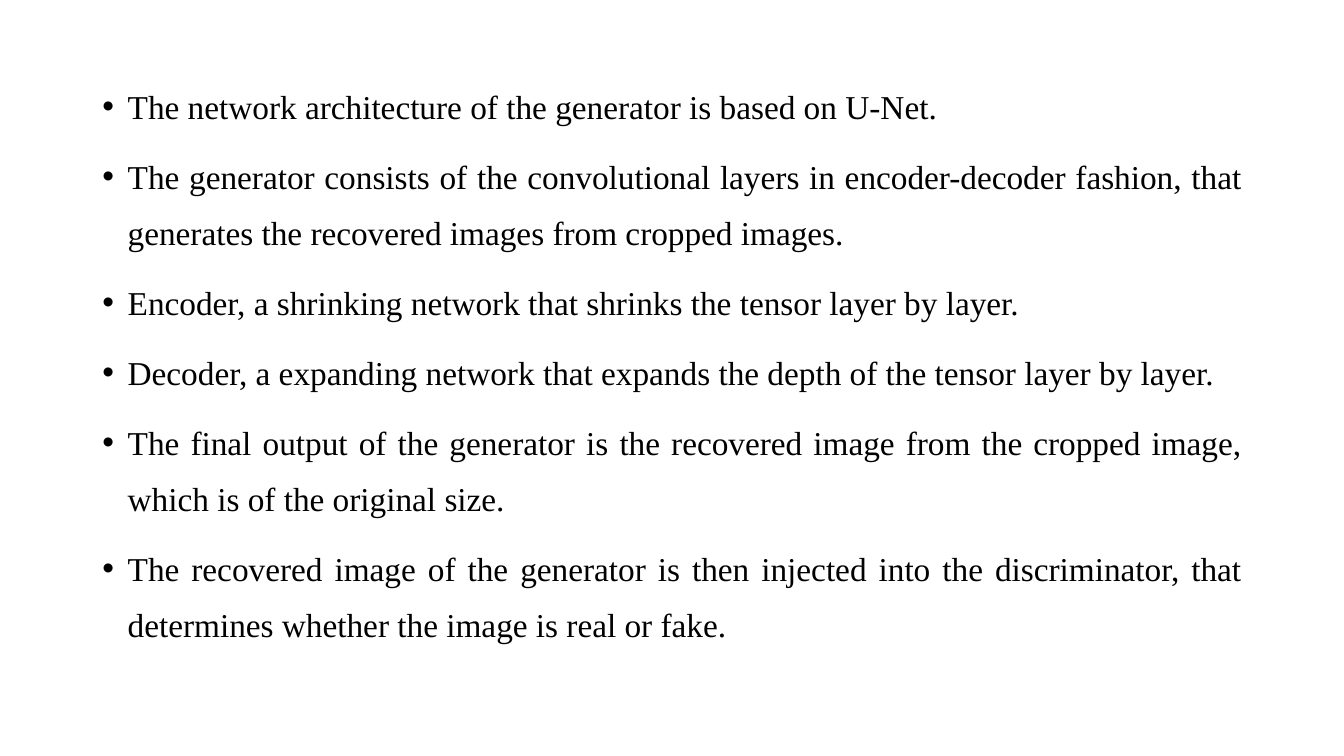
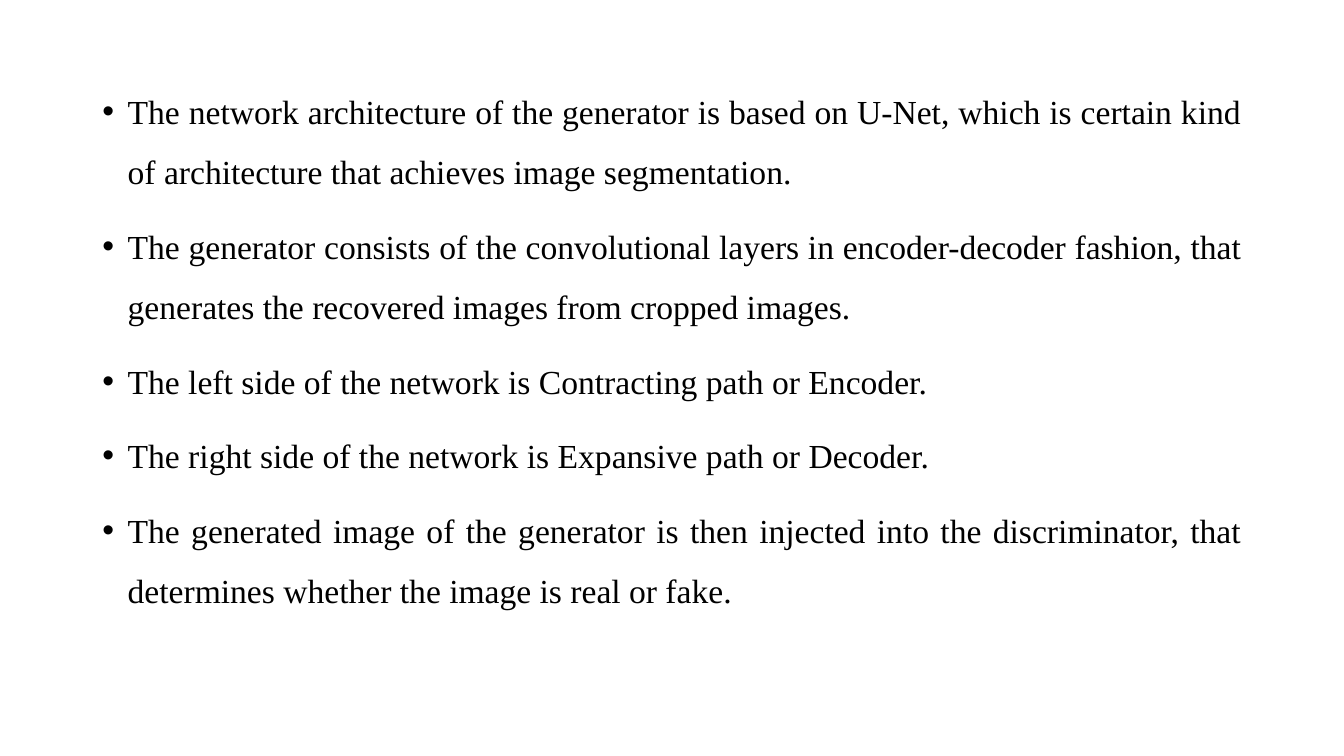
Before and after one commit to sujanW0W/MajorProject, a slide deck: slide 15 of Image Inpainting/Image inpainting.pptx. Drawn at 1344x756 pixels with LibreOffice and Linux fonts; fonts in the diff are those of the drawing. Boxes give left, top, right and bottom in pixels: in the first picture for what was removed or moved away, otherwise in the second. Text is boxed around its words. In the diff, an @@ line names an element or a change of style, - is before the commit and + after.

Commit message:
Edited.

```diff
--- a/Image Inpainting/Image inpainting.pptx
+++ b/Image Inpainting/Image inpainting.pptx
@@ text at (128,100,1241,191): text changed; size 23.8 to 24 pt @@
-• The network architecture of the generator is based on U-Net.
+• The network architecture of the generator is based on U-Net, which is certain kind of architecture that achieves image segmentation.
@@ text at (128,235,1241,326): size 23.8 to 24 pt in "The generator consists of the convolutional layers ..."; line spacing 1.4 to 1.5 @@
@@ text at (128,370,1240,610): text changed; size 23.8 to 24 pt @@
-• Encoder, a shrinking network that shrinks the tensor layer by layer.
-• Decoder, a expanding network that expands the depth of the tensor layer by layer.
-• The final output of the generator is the recovered image from the cropped image, which is of the original size.
-• The recovered image of the generator is then injected into the discriminator, that determines whether the image is real or fake.
+• The left side of the network is Contracting path or Encoder.
+• The right side of the network is Expansive path or Decoder.
+• The generated image of the generator is then injected into the discriminator, that determines whether the image is real or fake.
```
Also in this commit, not shown: 1 other slide changed, 1 slide added, 1 slide removed.
